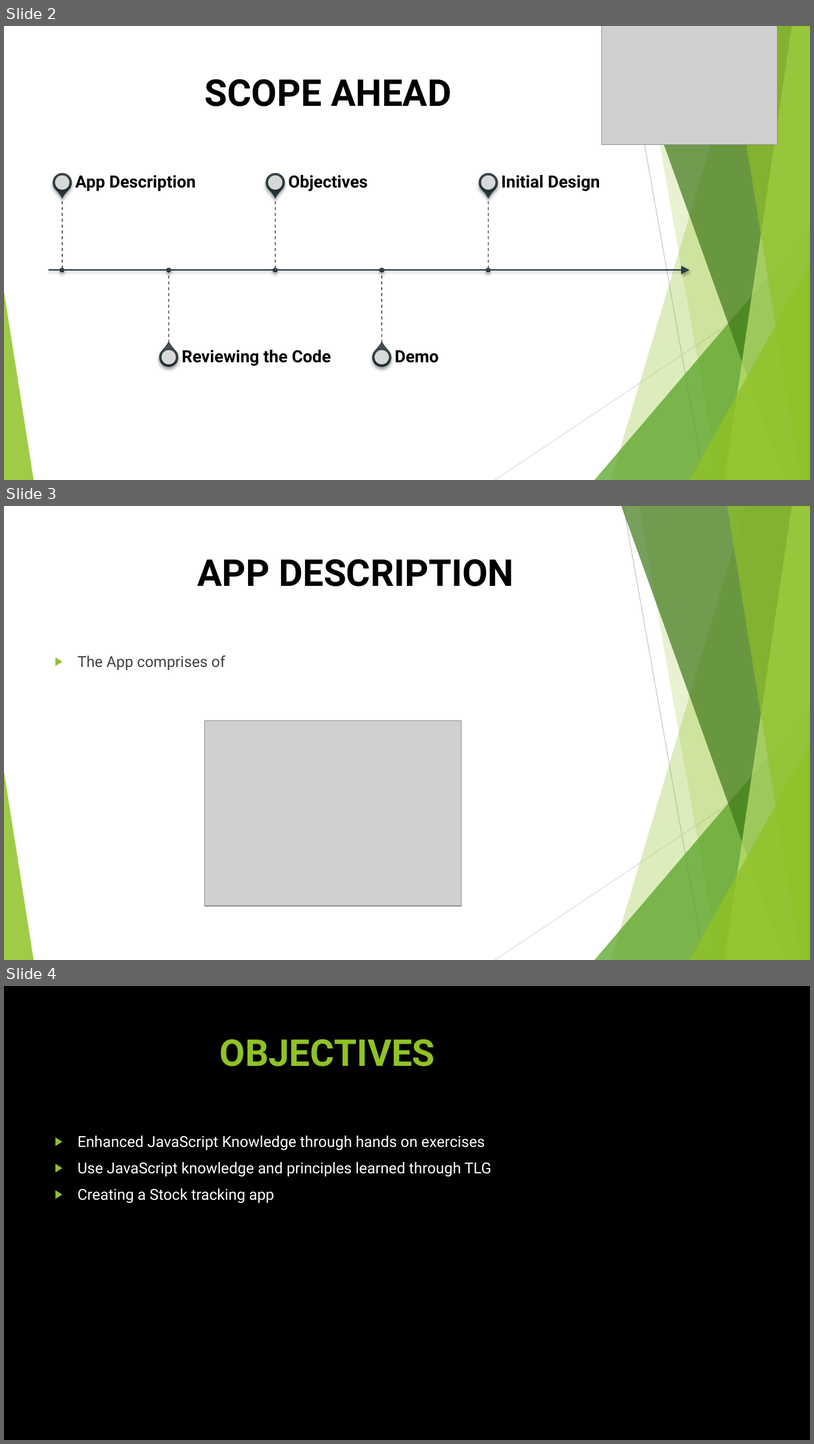
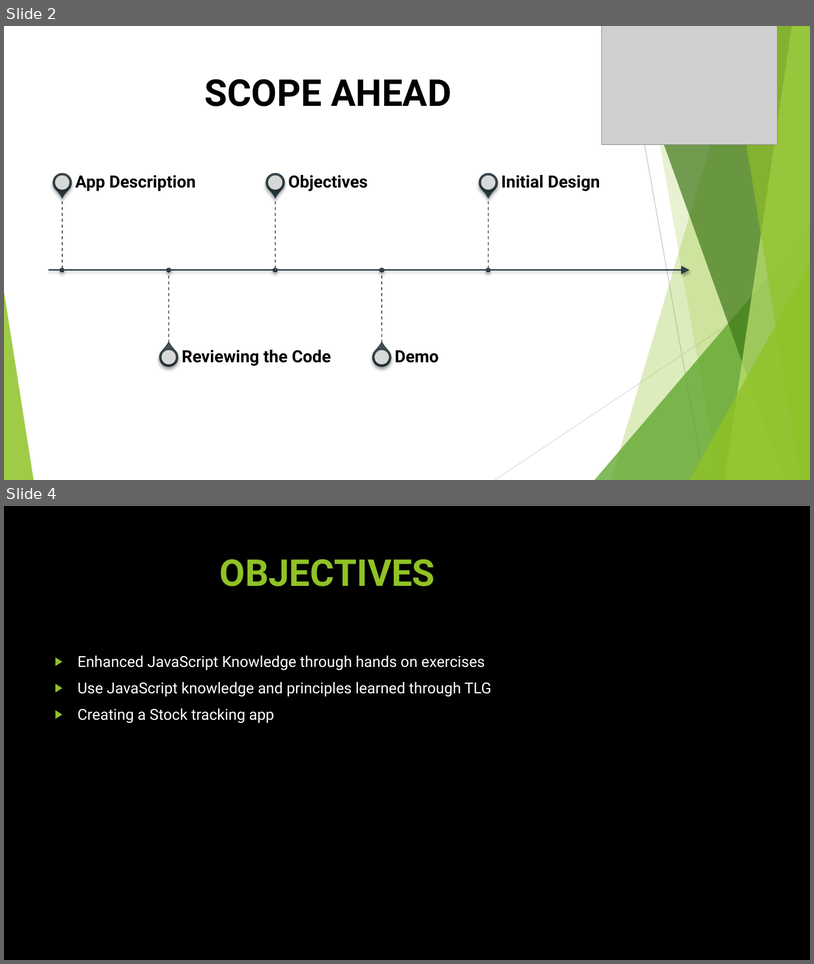
Before and after one commit to Gany-Mede/muna-investments, a slide deck: MUNA INVESTMENT GROUP.pptx. Shown one above the other, each under a label of ours: slides 2, 3 and 4 before the commit, slides 2 and 4 after it; the slides between them are not shown. The pictures are 814x1444 and 814x964 pixels, drawn with LibreOffice and Linux fonts; fonts in the diff are those of the drawing; grey boxes stand for pictures; background and template pictures are left out. Boxes give left, top, right and bottom in pixels: in the first picture for what was removed or moved away, otherwise in the second. Text is boxed around its words. In the diff, an @@ line names an element or a change of style, - is before the commit and + after.

```diff
--- a/MUNA INVESTMENT GROUP.pptx
+++ b/MUNA INVESTMENT GROUP.pptx
@@ slide 3 removed at (x1=4, y1=506, x2=810, y2=960), background #FFFFFF; not listed: 8 template elements that a slide beside it also shows @@
@@ line removed from (624, 506) to (705, 960) @@
@@ title removed at (x1=197, y1=559, x2=514, y2=586) @@
-APP DESCRIPTION
@@ text removed at (x1=78, y1=655, x2=225, y2=670) @@
-▶ The App comprises of
@@ picture removed at (x1=205, y1=720, x2=461, y2=905) @@
@@ line removed from (810, 750) to (495, 960) @@
```
Also in this commit, not shown: 1 slide changed, 2 slides added, 1 other slide removed.
